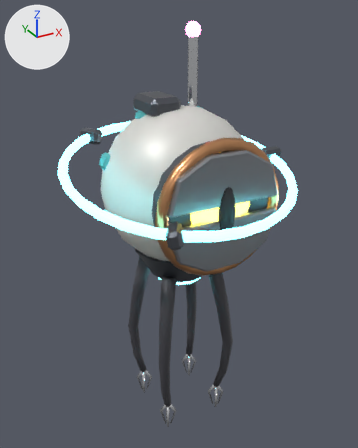
Renders of the glTF model maze3d/actors/monoid.glb from each side of a commit.
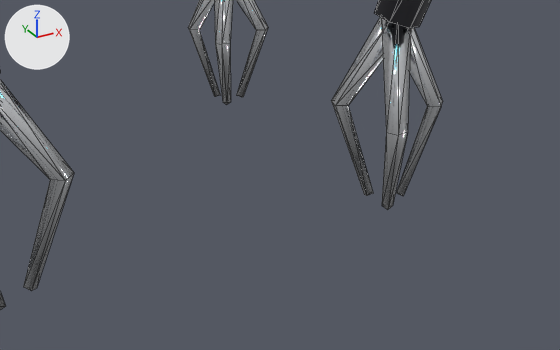
Each version is shown whole from a 50 mm lens placed at (-1.455, -2.642, 2.648), pointed at (0.031, 0.06, 1.297), then close up from a 50 mm lens placed at (-0.275, -0.831, 0.22), pointed at (0.081, -0.184, -0.104). Lighting does not change. The marker at upper left points along +X, +Y and +Z. The last two pictures show the newer version. The close-ups show mesh edges as thin lines. Vertices at exactly the same position are counted once.

The scene before the commit, as lines of its bpy script (objects in view):
```python
me_monoid = bpy.data.meshes.new('monoid')
me_monoid.from_pydata(...)  # 1446 vertices, 2740 faces; spans x -0.75..0.8, y -0.73..0.73, z -0.15..2.57
me_monoid.materials.append(mat_hull)  # light grey #dfdfda
me_monoid.materials.append(mat_hull_dark)  # dark grey #5d6169
me_monoid.materials.append(mat_eye)  # yellow #ffed59, glowing yellow #ffe759
me_monoid.materials.append(mat_rubber)  # dark grey #303035
me_monoid.materials.append(mat_copper)  # beige #dda273
me_monoid.materials.append(mat_accent2)  # cyan #59bcbf
me_monoid.materials.append(mat_glow_cyan)  # cyan #59e7f3, glowing cyan #7cf3ff
me_monoid.materials.append(mat_chrome)  # white #edf0f3
me_monoid.materials.append(mat_glow_pink)  # pink #ff7ccb, glowing pink #ff81ce
me_monoid.materials.append(mat_trim)  # grey #9ea2a8
me_monoid.materials.append(mat_cable)  # dark grey #3f3f45
ob_monoid = bpy.data.objects.new('monoid', me_monoid)
ob_monoid.location = (0.0, 0.0, 0.0)
```
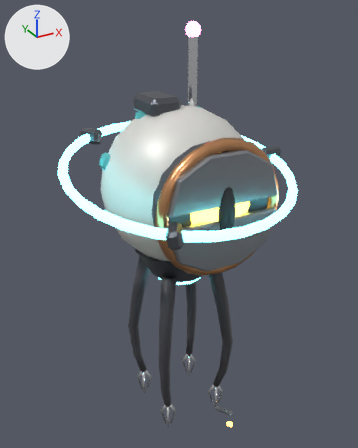
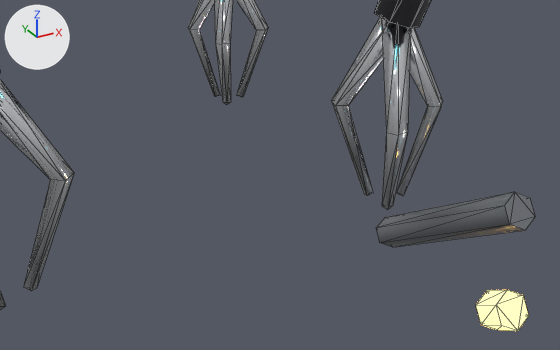
Pixel boxes (x1, y1, x2, y2) of what changed, in the close-ups (560 x 350 px):
```json
{"object": "monoid", "change": "reshaped", "before": [0, 0, 443, 310], "after": [0, 0, 535, 331]}
{"part": 1, "of": "me_monoid", "change": "added", "after": [376, 192, 535, 331]}
```

Scene script edits in JSON lines:
```json
{"op": "add", "block": "mat_glow_amber", "code": ["mat_glow_amber = principled_material('glow_amber')", "mat_glow_amber.base_color = (1.0, 0.6, 0.1)  # orange #ffcb59", "mat_glow_amber.roughness = 0.6", "mat_glow_amber.emission_color = (1.0, 0.55, 0.12)  # orange #ffc461", "mat_glow_amber.emission_strength = 4.0"]}
{"block": "me_monoid", "where": "# used by ob_monoid; location = (0.0, 0.0, 0.0)"}
{"op": "remove", "block": "me_monoid", "code": "me_monoid.from_pydata(...)  # 1446 vertices, 2740 faces; spans x -0.75..0.8, y -0.73..0.73, z -0.15..2.57"}
{"op": "add", "block": "me_monoid", "code": "me_monoid.from_pydata(...)  # 1470 vertices, 2780 faces; spans x -0.75..0.8, y -0.73..0.73, z -0.23..2.57"}
{"block": "me_monoid", "change": "me_monoid part 1"}
{"block": "me_monoid", "change": "18 vertices are added at x 0.21..0.24, y -0.4..-0.35, z -0.23..-0.08"}
{"block": "me_monoid", "change": "6 new vertices lie (0.0, 0.19, -0.11) away from vertices in x 0.21..0.24, y -0.39..-0.37, z -0.11..-0.08"}
{"block": "me_monoid", "change": "20 new faces join them, mat_trim (grey #9ea2a8)"}
{"block": "me_monoid", "change": "20 new faces join them, mat_glow_amber (orange #ffcb59, glowing orange #ffc461)"}
{"op": "add", "block": "me_monoid", "code": "me_monoid.materials.append(mat_glow_amber)  # orange #ffcb59, glowing orange #ffc461"}
```
